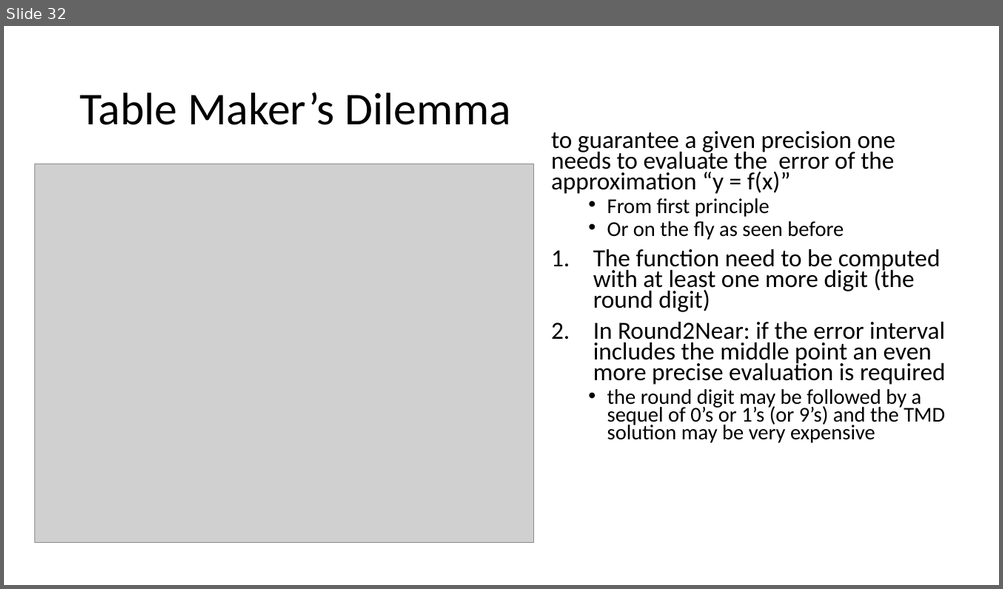
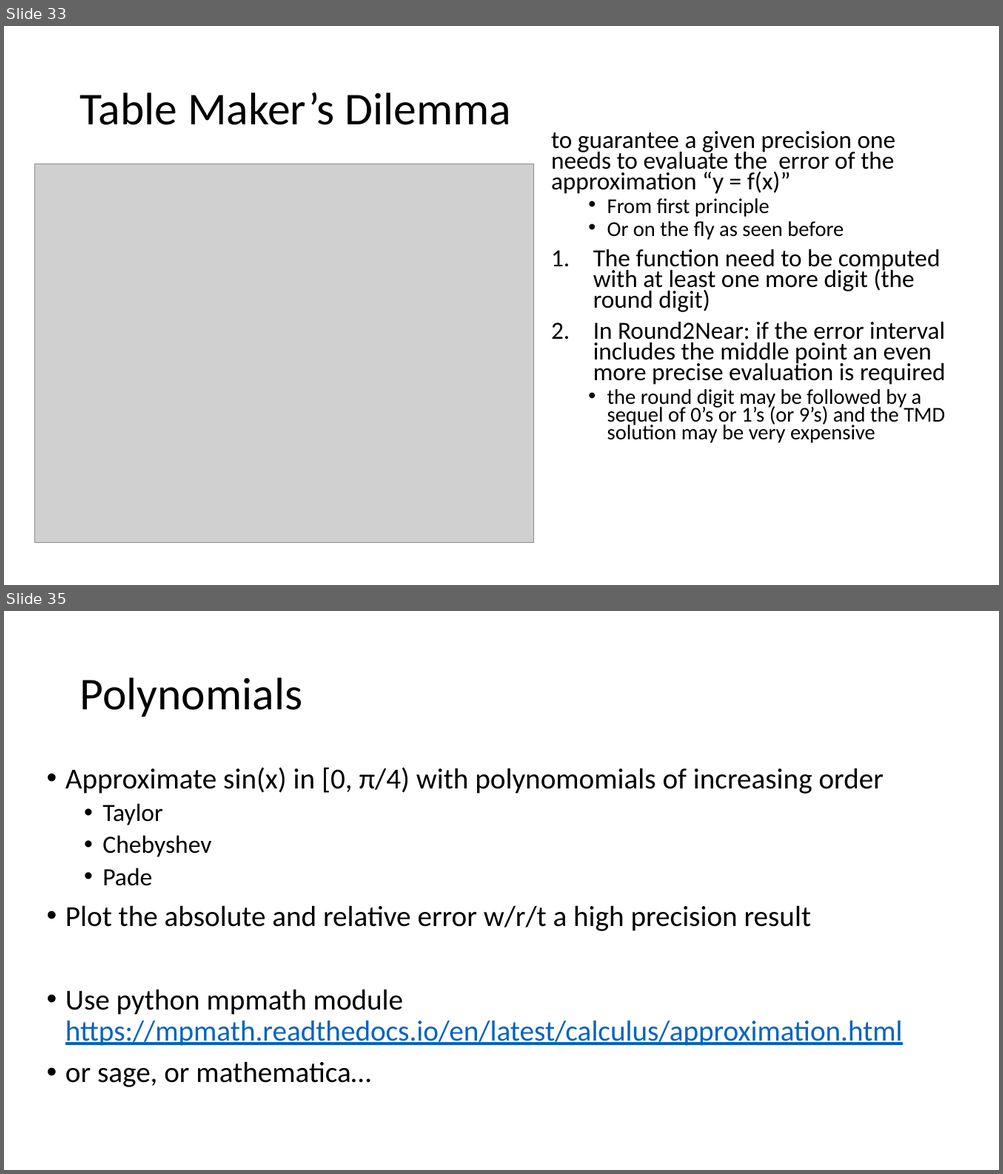
Before and after one commit to VinInn/FPCourse, a slide deck: Slides/FPforScientist.pptx. Shown one above the other, each under a label of ours: slide 32 before the commit, slides 33 and 35 after it; the slides between them are not shown. The pictures are 1003x589 and 1003x1174 pixels, drawn with LibreOffice and Linux fonts; fonts in the diff are those of the drawing; grey boxes stand for pictures. Boxes give left, top, right and bottom in pixels: in the first picture for what was removed or moved away, otherwise in the second. Text is boxed around its words. In the diff, an @@ line names an element or a change of style, - is before the commit and + after.

```diff
--- a/Slides/FPforScientist.pptx
+++ b/Slides/FPforScientist.pptx
@@ slide 35 added at [4, 611, 999, 1170], background #FFFFFF @@
@@ title added at [79, 678, 302, 717], 44 pt, text #000000 @@
+Polynomials
@@ text added at [65, 767, 902, 1088], 28 pt, text #000000 @@
+• Approximate sin(x) in [0, π/4) with polynomomials of increasing order
+  • Taylor
+  • Chebyshev
+  • Pade
+• Plot the absolute and relative error w/r/t a high precision result
+• Use python mpmath module https://mpmath.readthedocs.io/en/latest/calculus/approximation.html
+• or sage, or mathematica…
@@ what was slide 32 is now slide 33 @@
```
Also in this commit, not shown: 1 slide changed, 6 other slides added, 1 other file.
